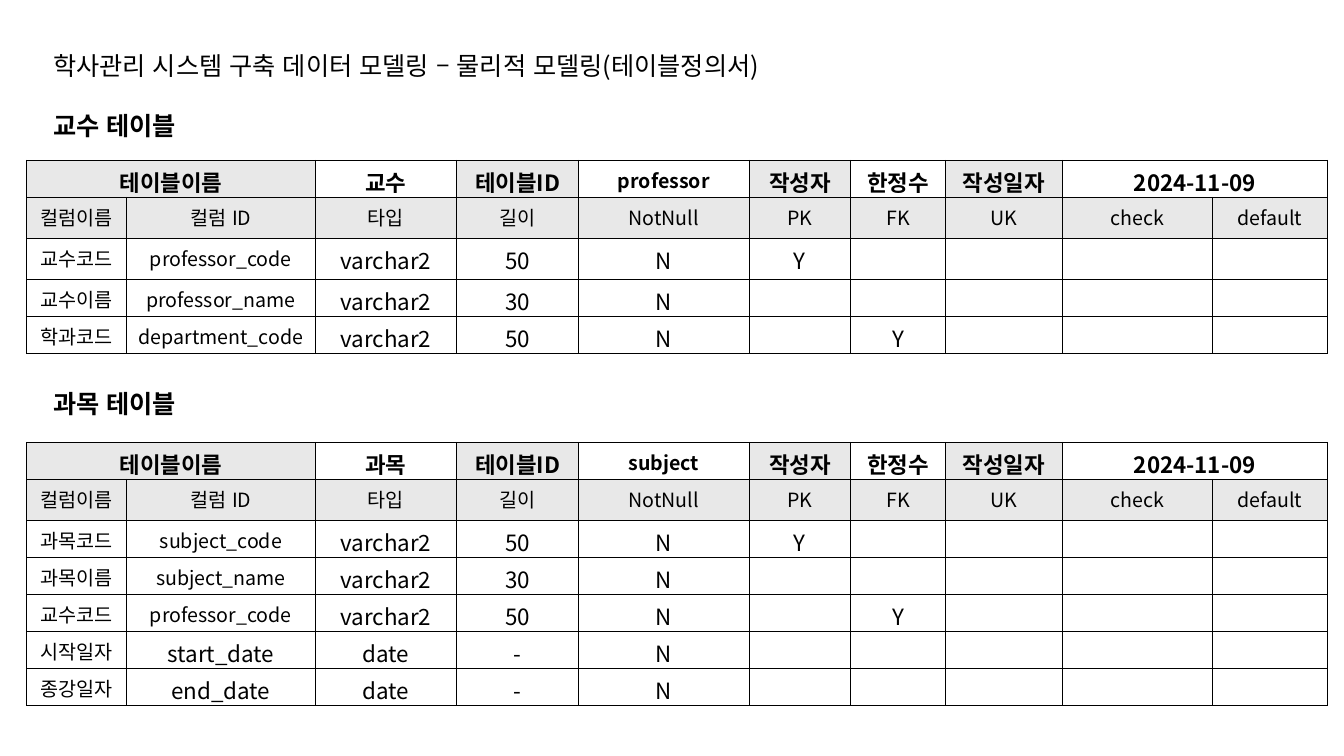
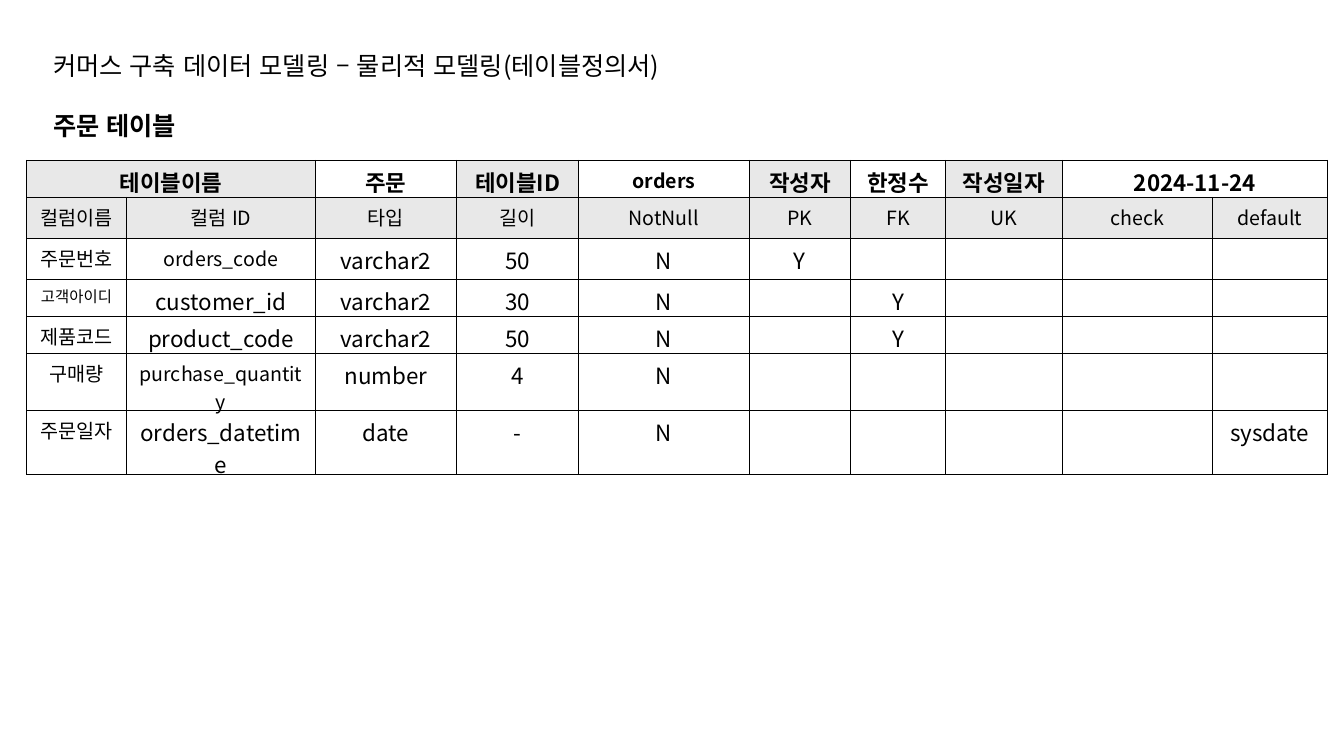
Before and after one commit to intrager/erd-practice, a slide deck: slide 6 of e-commerce/commerce.pptx (slide 5 before the commit). Drawn at 1344x756 pixels with LibreOffice and Linux fonts; fonts in the diff are those of the drawing. Boxes give left, top, right and bottom in pixels: in the first picture for what was removed or moved away, otherwise in the second. Text is boxed around its words. In the diff, an @@ line names an element or a change of style, - is before the commit and + after.

```diff
--- a/e-commerce/commerce.pptx
+++ b/e-commerce/commerce.pptx
@@ text at box(53, 54, 660, 80): text changed @@
-학사관리 시스템 구축 데이터 모델링 – 물리적 모델링(테이블정의서)
+커머스 구축 데이터 모델링 – 물리적 모델링(테이블정의서)
@@ text at box(53, 114, 177, 138): text changed @@
-교수 테이블
+주문 테이블
@@ table at box(27, 160, 1329, 450) @@
-row 1: 테이블이름 |  | 교수 | 테이블ID | professor | 작성자 | 한정수 | 작성일자 | 2024-11-09 | 
+row 1: 테이블이름 |  | 주문 | 테이블ID | orders | 작성자 | 한정수 | 작성일자 | 2024-11-24 | 
-row 3: 교수코드 | professor_code | varchar2 | 50 | N | Y |  |  |  | 
-row 4: 교수이름 | professor_name | varchar2 | 30 | N |  |  |  |  | 
-row 5: 학과코드 | department_code | varchar2 | 50 | N |  | Y |  |  | 
+row 3: 주문번호 | orders_code | varchar2 | 50 | N | Y |  |  |  | 
+row 4: 고객아이디 | customer_id | varchar2 | 30 | N |  | Y |  |  | 
+row 5: 제품코드 | product_code | varchar2 | 50 | N |  | Y |  |  | 
+row 6: 구매량 | purchase_quantity | number | 4 | N |  |  |  |  | 
+row 7: 주문일자 | orders_datetime | date | - | N |  |  |  |  | sysdate
@@ text removed at box(53, 392, 177, 416) @@
-과목 테이블
@@ table removed at box(27, 443, 1329, 706), 7 rows, 10 columns @@
-테이블이름 |  | 과목 | 테이블ID | subject | 작성자 | 한정수 | 작성일자 | 2024-11-09 | 
-컬럼이름 | 컬럼 ID | 타입 | 길이 | NotNull | PK | FK | UK | check | default
-과목코드 | subject_code | varchar2 | 50 | N | Y |  |  |  | 
-과목이름 | subject_name | varchar2 | 30 | N |  |  |  |  | 
-교수코드 | professor_code | varchar2 | 50 | N |  | Y |  |  | 
-시작일자 | start_date | date | - | N |  |  |  |  | 
-종강일자 | end_date | date | - | N |  |  |  |  | 
```
Also in this commit, not shown: 5 other slides changed, 6 slides added, 7 slides removed.
